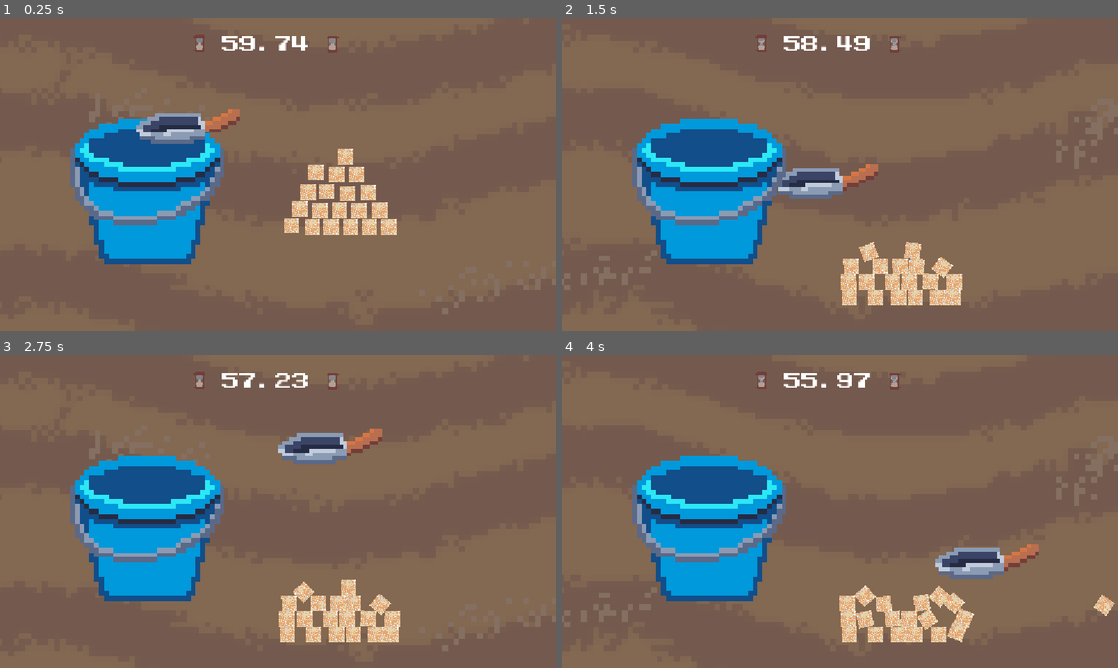
Above: before the commit, frames 1-4 (two rows, left to right).
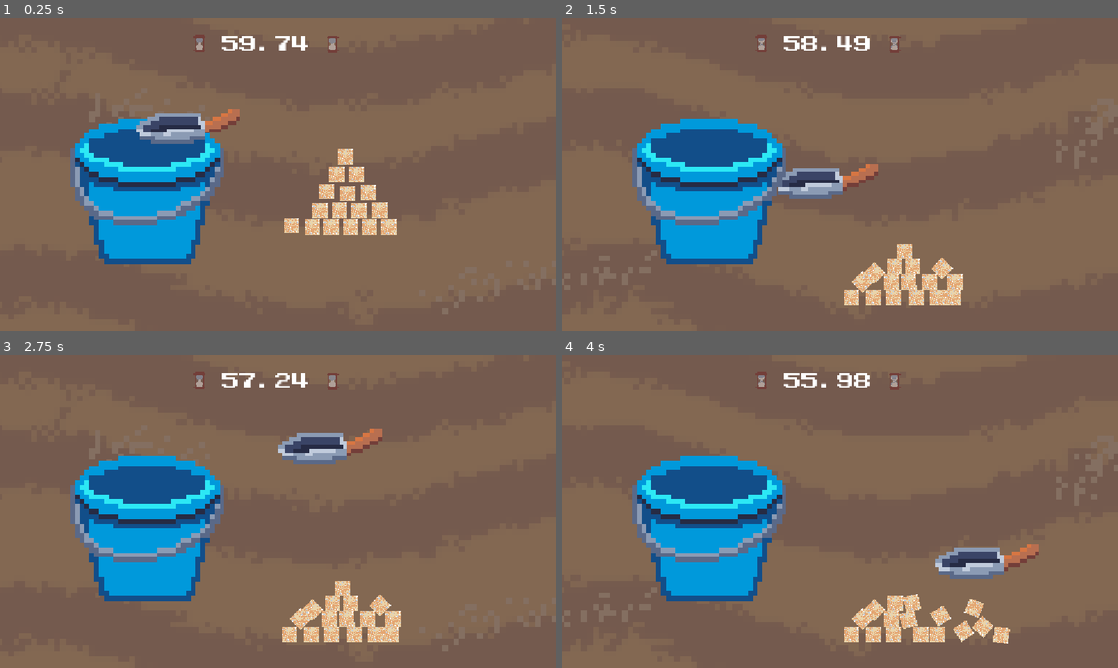
Above: after the commit, the same moments.

Repository: Pedso18/GMTK2026_JUPE
Game: Godot game, scene res://scenes/catchingSand.tscn
Same seed, same stepped clock (60 frames per second), same inputs: the game is played once before the commit and once after it. This scene is started directly instead of the project's main scene. Sound files missing from this copy of the repository are replaced by a short silence.
Inputs (mouse positions are in pixels of both pictures, inside the frame that each line leads up to):
- Up to frame 1 (0.25 s): no input
- Up to frame 2 (1.5 s): move the mouse to (962, 158) at 0.52 s; hold Right (ui_right) 0.53-1.28 s; move the mouse to (728, 190) at 1.27 s; hold Down (ui_down) from 1.28 s (still down)
- Up to frame 3 (2.75 s): move the mouse to (333, 442) at 2.02 s; release Down (ui_down) at 2.03 s; hold Right (ui_right) from 2.03 s (still down)
- Up to frame 4 (4 s): move the mouse to (812, 574) at 2.77 s; release Right (ui_right) at 2.78 s; hold Up (ui_up) 2.78-3.53 s; move the mouse to (1006, 558) at 3.52 s; hold Left (ui_left) from 3.53 s (still down)

The runs differ from the first frame. In frame 1, 0.4% of the frame differs, in the area x 52-59%, y 46-64%; in frame 2, 1.9%; in frame 3, 1.9%; in frame 4, 3.1%, in the area x 49-100%, y 5-93%.

Commit message:
deixei o jogo mais facil

Diff:
--- a/scenes/catchingSand.tscn
+++ b/scenes/catchingSand.tscn
@@ -290,15 +290,6 @@
 [node name="grainOfSandRb16" parent="." unique_id=1248106390 instance=ExtResource("4_hfjvq")]
 position = Vector2(604, 401)
 
-[node name="grainOfSandRb17" parent="." unique_id=131848974 instance=ExtResource("4_hfjvq")]
-position = Vector2(622, 367)
-
-[node name="grainOfSandRb18" parent="." unique_id=1545212995 instance=ExtResource("4_hfjvq")]
-position = Vector2(638, 332)
-
-[node name="grainOfSandRb19" parent="." unique_id=1437747536 instance=ExtResource("4_hfjvq")]
-position = Vector2(655, 292)
-
 [node name="AudioStreamPlayer" type="AudioStreamPlayer" parent="." unique_id=1612250278]
 stream = ExtResource("9_rqp7x")
 volume_db = -9.494
--- a/scripts/GameManager.gd
+++ b/scripts/GameManager.gd
@@ -121,7 +121,7 @@
 # Called every frame. 'delta' is the elapsed time since the previous frame.
 func _process(delta: float) -> void:
 
-	timeLeft -= delta + delta * 0.2 * score / 6000
+	timeLeft -= delta + delta * 0.15 * score / 6000
 	if(timeLeft <= 0 and alive):
 
 		alive = false
